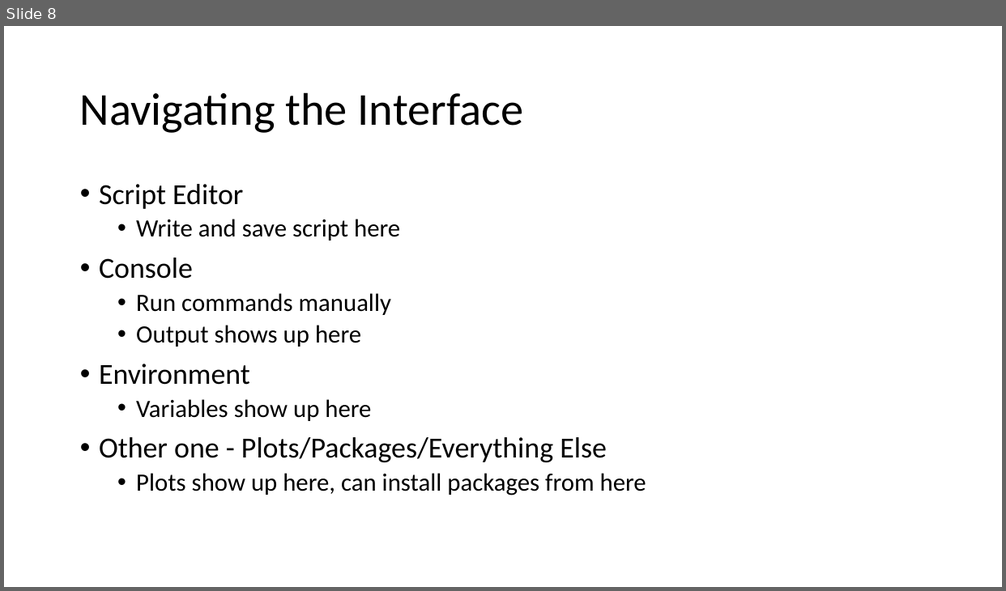
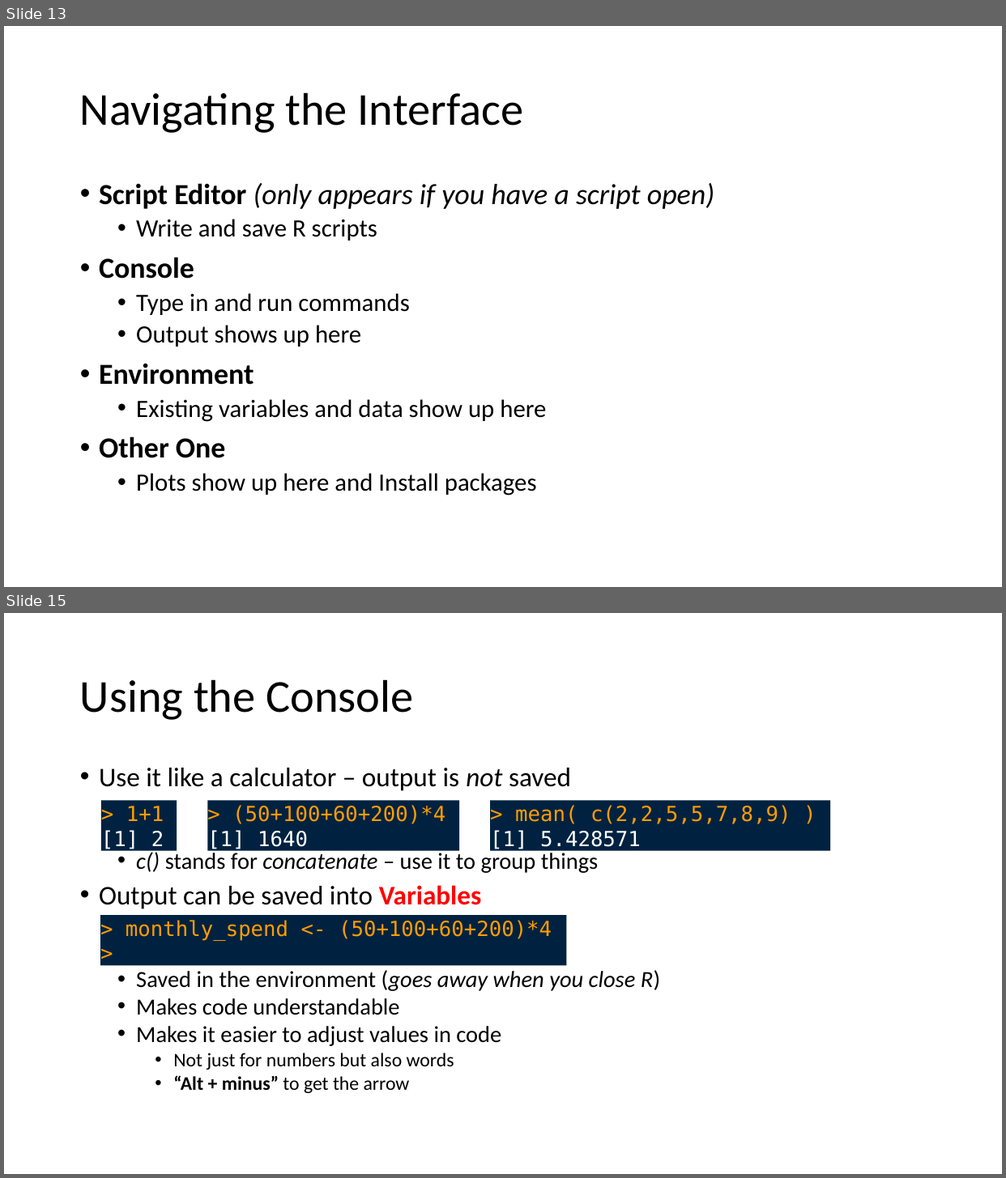
Before and after one commit to angnguyen/ce_group, a slide deck: R_tutorial_1.pptx. Shown one above the other, each under a label of ours: slide 8 before the commit, slides 13 and 15 after it; the slides between them are not shown. The pictures are 1006x591 and 1006x1178 pixels, drawn with LibreOffice and Linux fonts; fonts in the diff are those of the drawing. Boxes give left, top, right and bottom in pixels: in the first picture for what was removed or moved away, otherwise in the second. Text is boxed around its words. In the diff, an @@ line names an element or a change of style, - is before the commit and + after.

```diff
--- a/R_tutorial_1.pptx
+++ b/R_tutorial_1.pptx
@@ slide 15 added at box(4, 613, 1002, 1174), background #FFFFFF @@
@@ title added at box(80, 679, 413, 720), 44 pt, text #000000 @@
+Using the Console
@@ text added at box(99, 768, 660, 1093), 22.2 pt, text #000000 @@
+• Use it like a calculator – output is not saved
+  • c() stands for concatenate – use it to group things
+• Output can be saved into Variables
+  • Saved in the environment (goes away when you close R)
+  • Makes code understandable
+  • Makes it easier to adjust values in code
+    • Not just for numbers but also words
+    • “Alt + minus” to get the arrow
@@ rectangle added at box(101, 800, 177, 850), fill #002240, 20 pt, text #FF9D00 @@
+> 1+1
+[1] 2
@@ rectangle added at box(207, 800, 460, 850), fill #002240, 20 pt, text #FF9D00 @@
+> (50+100+60+200)*4
+[1] 1640
@@ rectangle added at box(491, 800, 830, 850), fill #002240, 20 pt, text #FF9D00 @@
+> mean( c(2,2,5,5,7,8,9) )
+[1] 5.428571
@@ rectangle added at box(100, 915, 567, 965), fill #002240, 20 pt, text #FF9D00 @@
+> monthly_spend <- (50+100+60+200)*4
+>
@@ what was slide 8 is now slide 13 @@
@@ slide 13 changed as well @@
@@ text at box(99, 183, 714, 241): text changed; size 24 to 28 pt; italic on @@
-• Script Editor
-  • Write and save script here
+• Script Editor (only appears if you have a script open)
+  • Write and save R scripts
@@ text at box(99, 257, 254, 385): bold on in "Console", "Environment" @@
@@ text at box(136, 293, 409, 315): text changed @@
-  • Run commands manually
+  • Type in and run commands
@@ text at box(99, 399, 546, 496): text changed @@
-  • Variables show up here
-• Other one - Plots/Packages/Everything Else
-  • Plots show up here, can install packages from here
+  • Existing variables and data show up here
+• Other One
+  • Plots show up here and Install packages
```
Also in this commit, not shown: 15 other slides changed, 17 other slides added, 3 slides removed, 2 other files.
